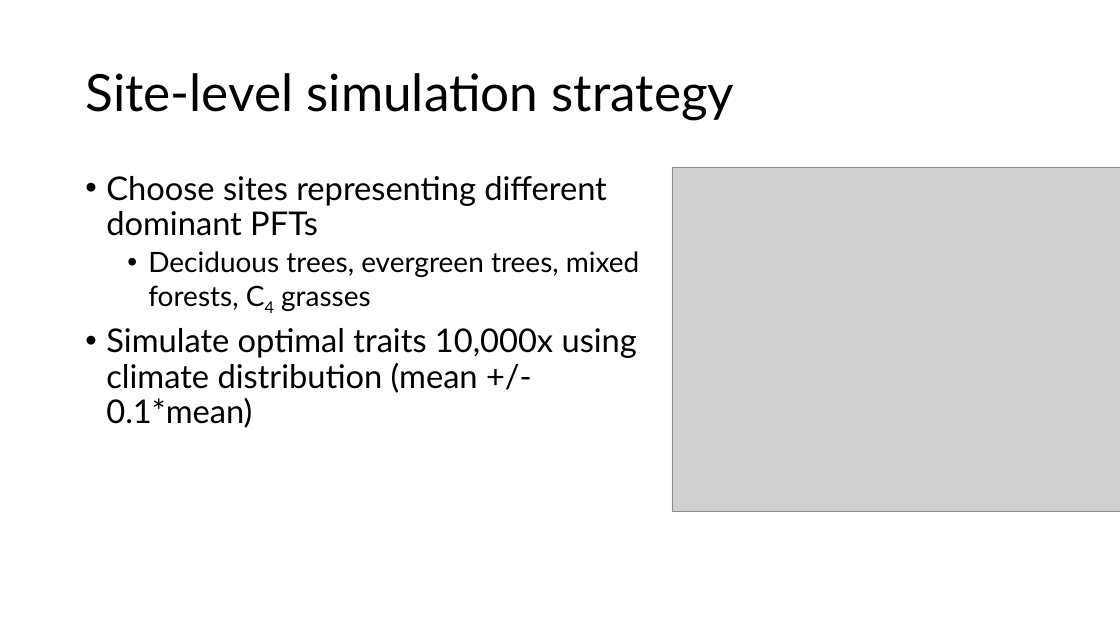
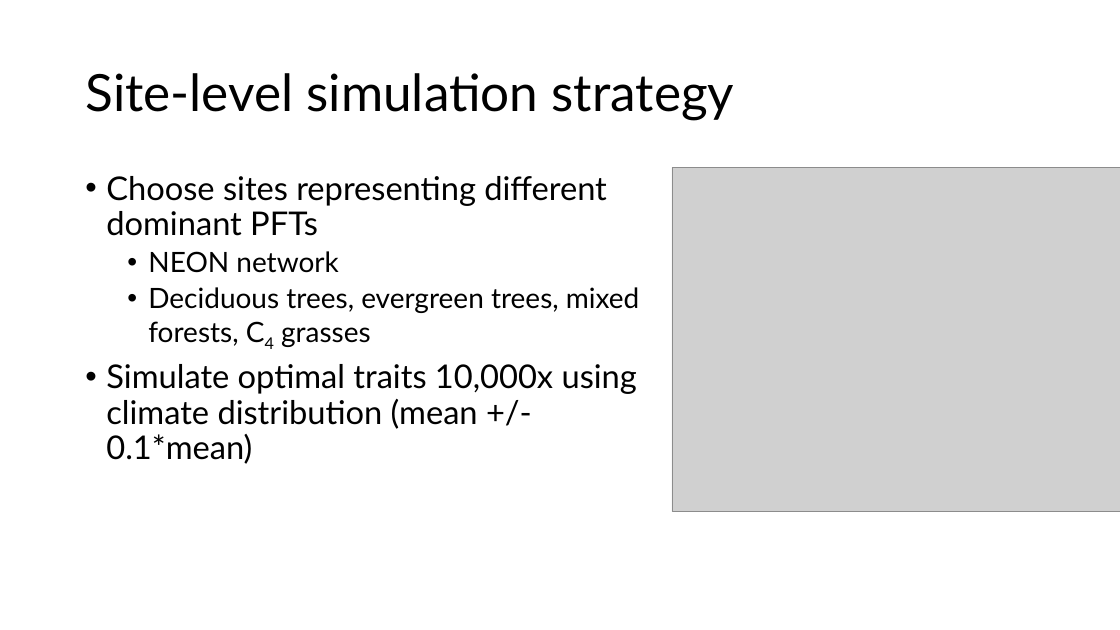
Before and after one commit to SmithEcophysLab/egu_2026, a slide deck: slide 15 of src/egu2026_optphoto_smith.pptx (slide 18 before the commit). Drawn at 1120x630 pixels with LibreOffice and Linux fonts; fonts in the diff are those of the drawing; grey boxes stand for pictures. Boxes give left, top, right and bottom in pixels: in the first picture for what was removed or moved away, otherwise in the second. Text is boxed around its words. In the diff, an @@ line names an element or a change of style, - is before the commit and + after.

```diff
--- a/src/egu2026_optphoto_smith.pptx
+++ b/src/egu2026_optphoto_smith.pptx
@@ text at box(148, 251, 338, 273): paragraph added @@
+  • NEON network
```
Also in this commit, not shown: 11 other slides changed, 2 slides added, 5 slides removed, 1 other file.
